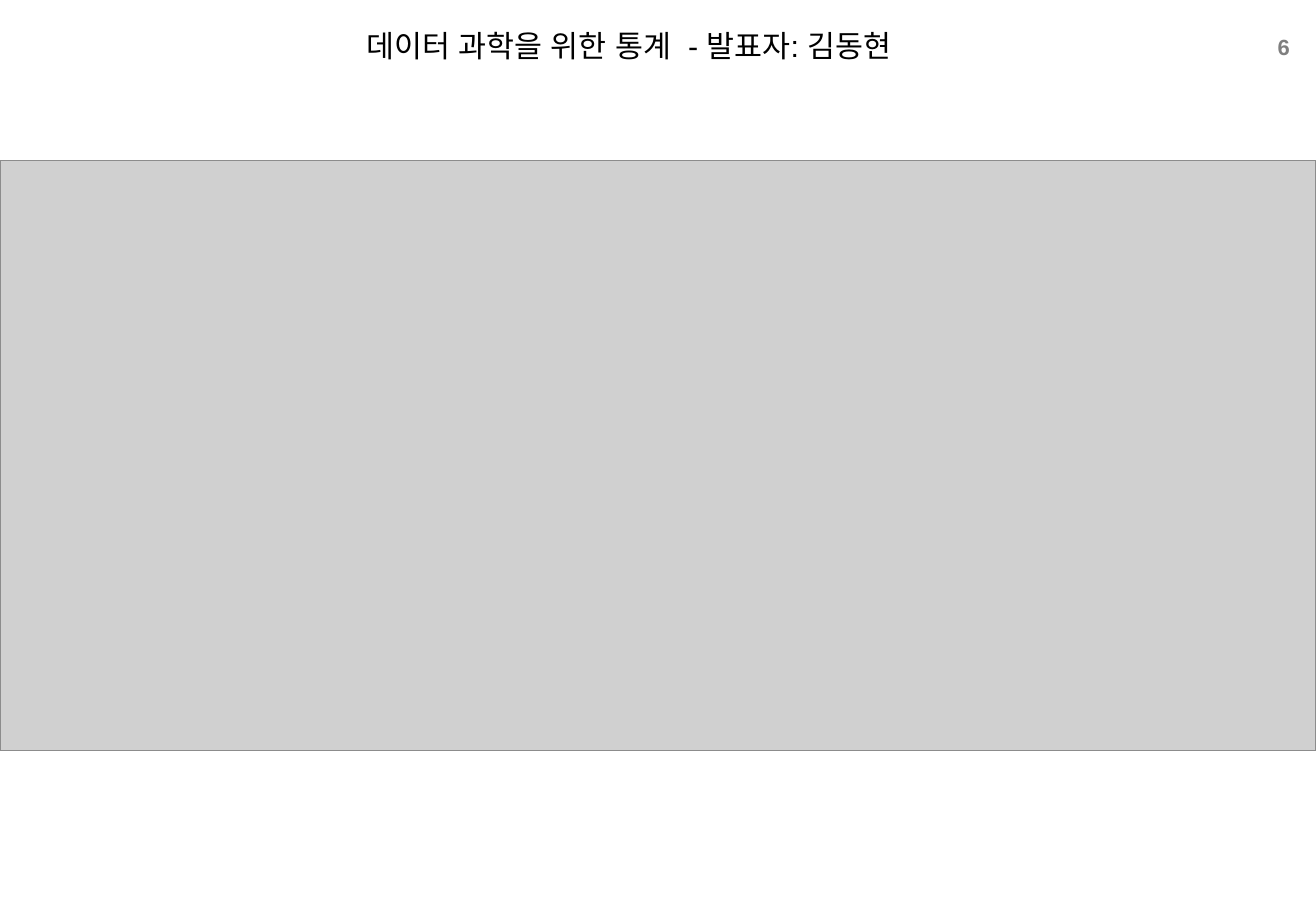
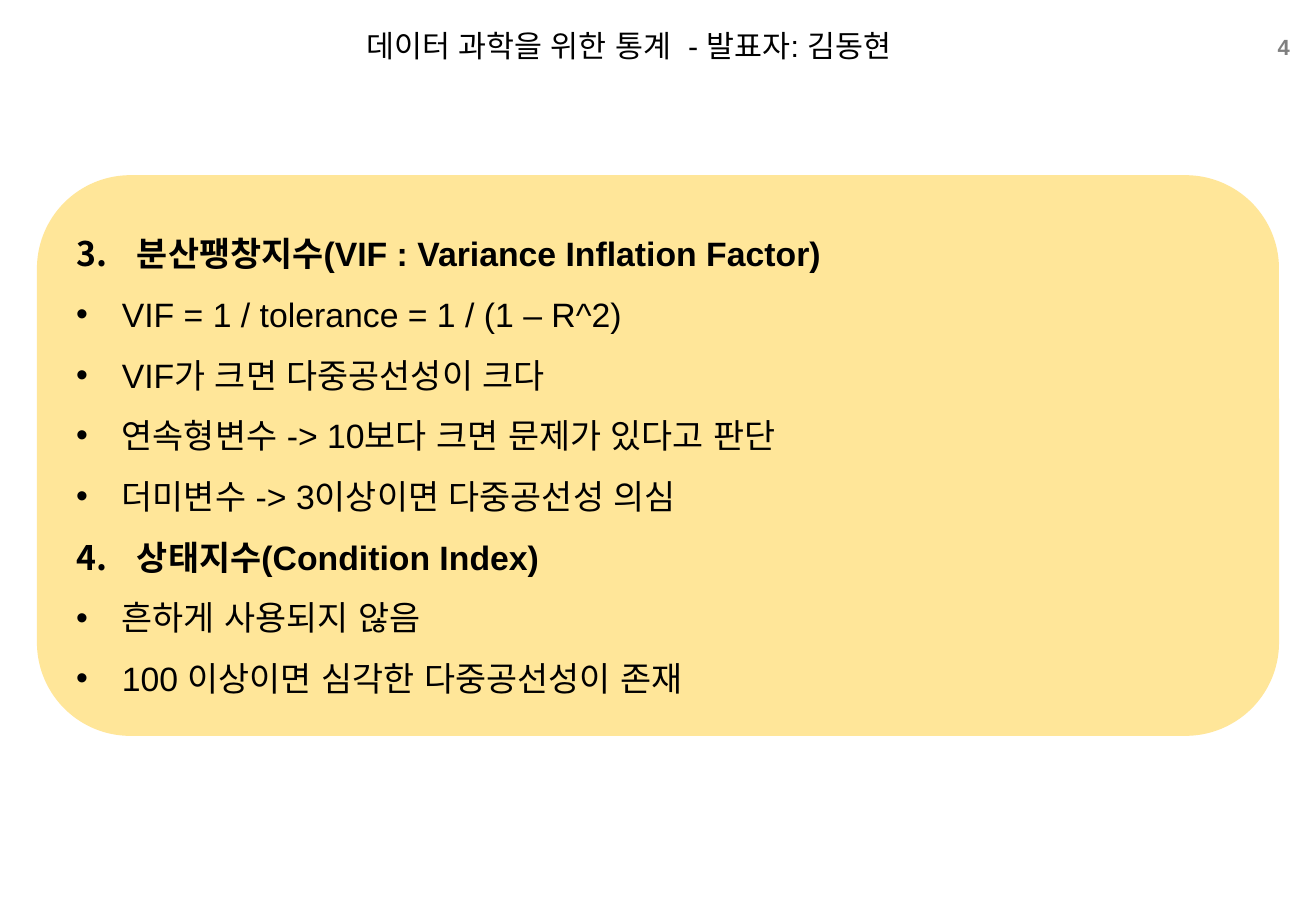
Before and after one commit to xddongx/flexink, a slide deck: slide 4 of study/ppt/[스터디]4.5.2다중공선성_KDH.pptx (slide 6 before the commit). Drawn at 1316x911 pixels with LibreOffice and Linux fonts; fonts in the diff are those of the drawing; grey boxes stand for pictures; background and template pictures are left out. Boxes give left, top, right and bottom in pixels: in the first picture for what was removed or moved away, otherwise in the second. Text is boxed around its words. In the diff, an @@ line names an element or a change of style, - is before the commit and + after.

```diff
--- a/study/ppt/[스터디]4.5.2다중공선성_KDH.pptx
+++ b/study/ppt/[스터디]4.5.2다중공선성_KDH.pptx
@@ page number at (x1=1278, y1=40, x2=1290, y2=55): text changed @@
-6
+4
@@ picture removed at (x1=0, y1=160, x2=1316, y2=750) @@
@@ rounded rectangle added at (x1=36, y1=175, x2=1280, y2=736), fill #FFE699, 20 pt, text #000000 @@
+3. 분산팽창지수(VIF : Variance Inflation Factor)
+• VIF = 1 / tolerance = 1 / (1 – R^2)
+• VIF가 크면 다중공선성이 크다
+• 연속형변수 -> 10보다 크면 문제가 있다고 판단
+• 더미변수 -> 3이상이면 다중공선성 의심
+4. 상태지수(Condition Index)
+• 흔하게 사용되지 않음
+• 100 이상이면 심각한 다중공선성이 존재
```
Also in this commit, not shown: 5 other slides changed, 1 slide added.
